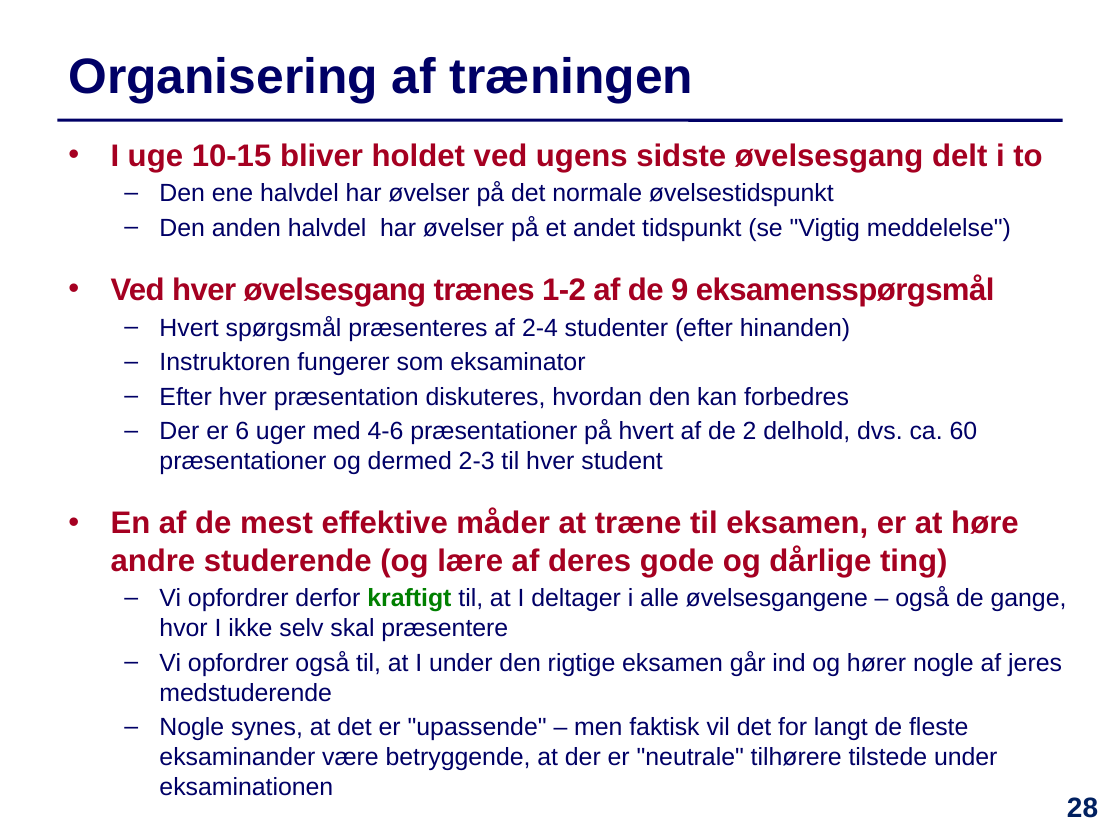
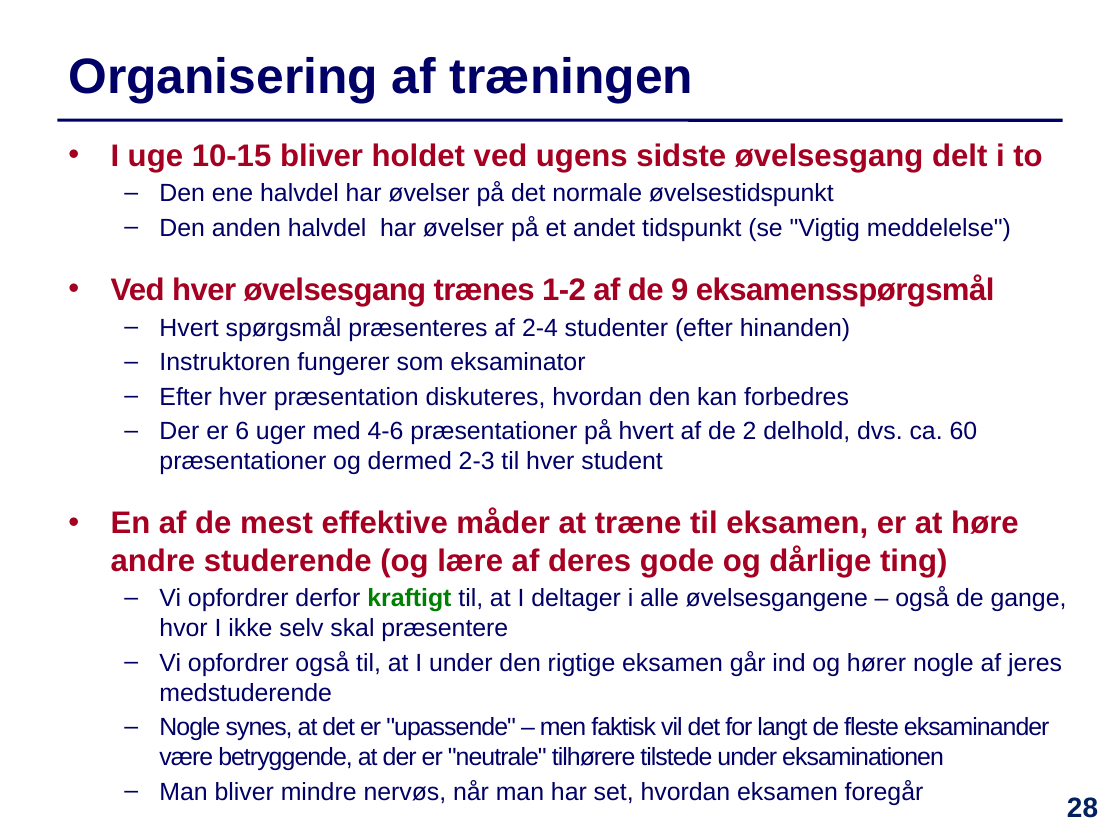
Before and after one commit to IntProgAU/Materiale, a slide deck: slide 28 of web/e24/uge_9/Slides-Uge9.pptx. Drawn at 1120x840 pixels with LibreOffice and Linux fonts; fonts in the diff are those of the drawing. Boxes give left, top, right and bottom in pixels: in the first picture for what was removed or moved away, otherwise in the second. Text is boxed around its words. In the diff, an @@ line names an element or a change of style, - is before the commit and + after.

```diff
--- a/web/e24/uge_9/Slides-Uge9.pptx
+++ b/web/e24/uge_9/Slides-Uge9.pptx
@@ text at <box>159,717,1050,770</box>: letter spacing 0 to -0.6 pt in "Nogle synes, at det er "upassende" – ..." @@
@@ text at <box>159,780,924,805</box>: paragraph added @@
+  – Man bliver mindre nervøs, når man har set, hvordan eksamen foregår
```
Also in this commit, not shown: 9 other slides changed, 1 other file.
